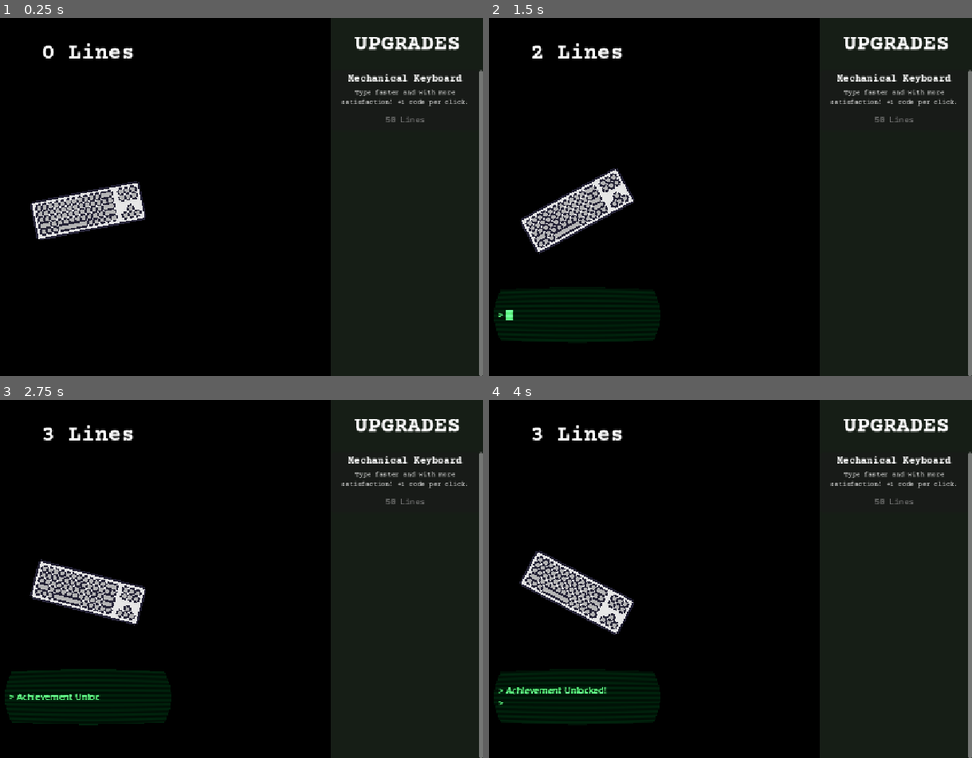
Above: before the commit, frames 1-4 (two rows, left to right).
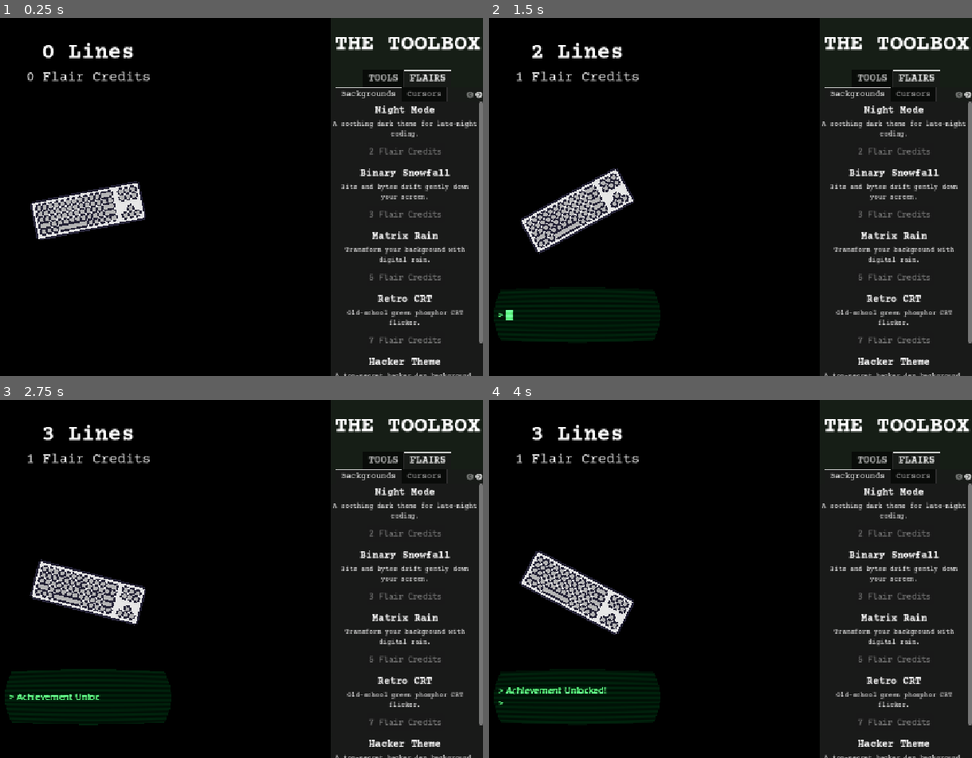
Above: after the commit, the same moments.

Repository: MadAvidCoder/CodeClicker
Game: Godot game, scene res://main.tscn
Same seed, same stepped clock (60 frames per second), same inputs: the game is played once before the commit and once after it.
Inputs (mouse positions are in pixels of both pictures, inside the frame that each line leads up to):
- Up to frame 1 (0.25 s): no input
- Up to frame 2 (1.5 s): click (575, 211) at 0.5 s; click (575, 211) at 1.25 s
- Up to frame 3 (2.75 s): click (86, 593) at 2 s
- Up to frame 4 (4 s): no input

The runs differ from the first frame. In frame 1, 5.0% of the frame differs, in the area x 5-100%, y 5-100%; in frame 2, 5.0%; in frame 3, 5.0%; in frame 4, 5.0%.

Commit message:
Add cosmetic upgrades
Added placeholders for the cosmetic upgrades and implemented flair credits

Diff:
--- a/achievement_display.gd
+++ b/achievement_display.gd
@@ -17,18 +17,22 @@
 
 @onready var label := $SubViewport/Label
 @onready var timer = $Timer
+@onready var main = $".."
+@onready var flair_label = $"../FlairLabel"
 
 func _ready():
 	label.bbcode_enabled = true
 
-func display(content):
+func display(content, flairs):
 	label.text = ""
 	if visible:
-		buffer.append(content)
+		buffer.append([content, flairs])
 		return
 	show()
 	lines = content
 	_start_typing()
+	main.flair_credits += flairs
+	flair_label.text = str(int(floor(main.flair_credits))) + " Flair Credits"
 
 func _start_typing():
 	timer.stop()
@@ -103,4 +107,5 @@
 	hide()
 	label.text = ""
 	if not buffer.is_empty():
-		display(buffer.pop_front())
+		var ach = buffer.pop_front()
+		display(ach[0], ach[1])
--- a/item.gd
+++ b/item.gd
@@ -1,7 +1,7 @@
 extends Panel
 
-@onready var main = $"../../../.."
-@onready var auto_timer = $"../../../../AutoCoderTimer"
+@onready var main = $"../../../../.."
+@onready var auto_timer = $"../../../../../AutoCoderTimer"
 
 var cost = INF
 var effect
@@ -9,8 +9,17 @@
 var max_owned
 var owned = 0
 var sold_out = false
+var cosmetic_type
 
-func setup(title, description, item_cost, item_effect, price_multiplier, max_available):
+enum {
+	UPGRADE,
+	COSMETIC
+}
+
+var type
+
+func setup_upgrade(title, description, item_cost, item_effect, price_multiplier, max_available):
+	type = UPGRADE
 	max_owned = max_available
 	effect = item_effect
 	multiplier = price_multiplier
@@ -22,46 +31,60 @@
 	if title != "Mechanical Keyboard":
 		hide()
 
+func setup_cosmetic(title, description, item_cost, item_effect, item_type):
+	type = COSMETIC
+	effect = item_effect
+	cosmetic_type = item_type
+	cost = item_cost
+	$ItemTitle.text = title
+	$ItemDescription.text = description
+	$BuyButton.text = str(item_cost) + " Flair Credits"
+	$BuyButton.disabled = true
+	main = $"../../../../../.."
+	auto_timer = $"../../../../../../AutoCoderTimer"
+
 func _process(_delta: float) -> void:
-	if main.score >= cost:
-		if effect.has("auto_code_multiplier"):
-			if main.auto_per_sec > 0:
+	if type == UPGRADE:
+		if main.score >= cost:
+			if effect.has("auto_code_multiplier"):
+				if main.auto_per_sec > 0:
+					$BuyButton.disabled = false
+				else:
+					$BuyButton.disabled = true
+			else:
 				$BuyButton.disabled = false
-			else:
-				$BuyButton.disabled = true
 		else:
-			$BuyButton.disabled = false
-	else:
-		$BuyButton.disabled = true
+			$BuyButton.disabled = true
 
-	if not self.visible and not sold_out:
-		if main.score >= cost * 0.6:
-			if main.auto_per_sec > 0:
-				show()
-			elif not effect.has("auto_code_multiplier"):
-				show()
+		if not self.visible and not sold_out:
+			if main.score >= cost * 0.6:
+				if main.auto_per_sec > 0:
+					show()
+				elif not effect.has("auto_code_multiplier"):
+					show()
 
 func _on_buy_button_pressed() -> void:
-	if main.score >= cost:
-		owned += 1
-		main.score -= cost
-		cost *= multiplier
-		cost = int(floor(cost))
-		$BuyButton.text = str(cost) + " Lines"
-		for e in effect.keys():
-			main.upgrades_bought += 1
-			match e:
-				"click_power": main.power += effect[e]
-				"click_power_multiplier": main.power *= effect[e]
-				"auto_code_per_sec":
-					main.auto_per_sec += effect[e]
-					main.auto_coders_bought += effect[e]
-				"auto_code_multiplier":
-					if main.auto_speed > 0.05:
-						main.auto_speed /= effect[e]
-						auto_timer.wait_time = main.auto_speed
-					else:
-						main.auto_per_sec *= effect[e]
-		if owned >= max_owned:
-			hide()
-			sold_out = true
+	if type == UPGRADE:
+		if main.score >= cost:
+			owned += 1
+			main.score -= cost
+			cost *= multiplier
+			cost = int(floor(cost))
+			$BuyButton.text = str(cost) + " Lines"
+			for e in effect.keys():
+				main.upgrades_bought += 1
+				match e:
+					"click_power": main.power += effect[e]
+					"click_power_multiplier": main.power *= effect[e]
+					"auto_code_per_sec":
+						main.auto_per_sec += effect[e]
+						main.auto_coders_bought += effect[e]
+					"auto_code_multiplier":
+						if main.auto_speed > 0.05:
+							main.auto_speed /= effect[e]
+							auto_timer.wait_time = main.auto_speed
+						else:
+							main.auto_per_sec *= effect[e]
+			if owned >= max_owned:
+				hide()
+				sold_out = true
--- a/main.gd
+++ b/main.gd
@@ -6,140 +6,160 @@
 		"name": "Hello, World!",
 		"description": "Write your very first line of code.",
 		"requirement": { "type": "total_code_lines", "value": 1 },
-		"unlocked": false
+		"unlocked": false,
+		"flair_credits": 1
 	},
 	{
 		"id": "syntax_student",
 		"name": "Syntax Student",
 		"description": "Write 100 lines of code.",
 		"requirement": { "type": "total_code_lines", "value": 100 },
-		"unlocked": false
+		"unlocked": false,
+		"flair_credits": 2
 	},
 	{
 		"id": "debugging_beginner",
 		"name": "Debugging Beginner",
 		"description": "Click 10 times in 5 seconds (debug those bugs fast!).",
 		"requirement": { "type": "clicks_in_time", "value": 10, "timeframe": 5 },
-		"unlocked": false
+		"unlocked": false,
+		"flair_credits": 2
 	},
 	{
 		"id": "commit_pusher",
 		"name": "Commit Pusher",
 		"description": "Reach 1,000 lines of code.",
 		"requirement": { "type": "total_code_lines", "value": 1000 },
-		"unlocked": false
+		"unlocked": false,
+		"flair_credits": 5
 	},
 	{
 		"id": "automation_script",
 		"name": "Automation Script",
 		"description": "Unlock your first auto-coder.",
 		"requirement": { "type": "auto_coders_bought", "value": 1 },
-		"unlocked": false
+		"unlocked": false,
+		"flair_credits": 3
 	},
 	{
 		"id": "framework_founder",
 		"name": "Framework Founder",
 		"description": "Unlock 10 code upgrades.",
 		"requirement": { "type": "upgrades_bought", "value": 10 },
-		"unlocked": false
+		"unlocked": false,
+		"flair_credits": 5
 	},
 	{
 		"id": "hackathon_participant",
 		"name": "Hackathon Participant",
 		"description": "Click a rare 'Hackathon' event button.",
 		"requirement": { "type": "hackathon_clicks", "value": 1 },
-		"unlocked": false
+		"unlocked": false,
+		"flair_credits": 5
 	},
 	{
 		"id": "pull_request_pro",
 		"name": "Pull Request Pro",
 		"description": "Upgrade an auto-coder to level 5.",
 		"requirement": { "type": "auto_coder_level", "value": 5 },
-		"unlocked": false
+		"unlocked": false,
+		"flair_credits": 4
 	},
 	{
 		"id": "hackathon_hero",
 		"name": "Hackathon Hero",
 		"description": "Write 500 lines of code in one minute.",
 		"requirement": { "type": "code_lines_in_time", "value": 500, "timeframe": 60 },
-		"unlocked": false
+		"unlocked": false,
+		"flair_credits": 7
 	},
 	{
 		"id": "legacy_maintainer",
 		"name": "Legacy Maintainer",
 		"description": "Prestige for the first time and start a new project.",
 		"requirement": { "type": "prestiges", "value": 1 },
-		"unlocked": false
+		"unlocked": false,
+		"flair_credits": 8
 	},
 	{
 		"id": "million_line_club",
 		"name": "Million Line Club",
 		"description": "Write 1,000,000 lines of code.",
 		"requirement": { "type": "total_code_lines", "value": 1000000 },
-		"unlocked": false
+		"unlocked": false,
+		"flair_credits": 30
 	},
 	{
 		"id": "merge_conflict",
 		"name": "Merge Conflict",
 		"description": "Reach 50,000 lines of code without buying any upgrades.",
 		"requirement": { "type": "total_code_lines", "value": 50000, "no_upgrades": true },
-		"unlocked": false
+		"unlocked": false,
+		"flair_credits": 15
 	},
 	{
 		"id": "code_reviewed",
 		"name": "Code Reviewed",
 		"description": "Manually click 1,000 times.",
 		"requirement": { "type": "manual_clicks", "value": 1000 },
-		"unlocked": false
+		"unlocked": false,
+		"flair_credits": 4
 	},
 	{
 		"id": "dark_theme_activated",
 		"name": "Dark Theme Activated",
 		"description": "Unlock the dark theme for your editor.",
 		"requirement": { "type": "theme_unlocked", "theme": "dark" },
-		"unlocked": false
+		"unlocked": false,
+		"flair_credits": 2
 	},
 	{
 		"id": "full_stack_dev",
 		"name": "Full Stack Dev",
 		"description": "Own at least one of every upgrade type.",
 		"requirement": { "type": "has_each_upgrade_type", "value": 1 },
-		"unlocked": false
+		"unlocked": false,
+		"flair_credits": 8
 	},
 	{
 		"id": "lint_free",
 		"name": "Lint Free",
 		"description": "Write 10,000 lines of code without any 'bug' events.",
 		"requirement": { "type": "code_lines_without_bug", "value": 10000 },
-		"unlocked": false
+		"unlocked": false,
+		"flair_credits": 6
 	},
 	{
 		"id": "refactor_master",
 		"name": "Refactor Master",
 		"description": "Reset (prestige) five times.",
 		"requirement": { "type": "prestiges", "value": 5 },
-		"unlocked": false
+		"unlocked": false,
+		"flair_credits": 12
 	},
 	{
 		"id": "speed_typist",
 		"name": "Speed Typist",
 		"description": "Achieve 50 clicks in 10 seconds.",
 		"requirement": { "type": "clicks_in_time", "value": 50, "timeframe": 10 },
-		"unlocked": false
+		"unlocked": false,
+		"flair_credits": 5
 	},
 	{
 		"id": "documentation_guru",
 		"name": "Documentation Guru",
 		"description": "View the help/about screen.",
 		"requirement": { "type": "viewed_help", "value": 1 },
-		"unlocked": false
+		"unlocked": false,
+		"flair_credits": 1
 	},
 	{
 		"id": "copilot_friend",
 		"name": "Copilot Friend",
 		"description": "Let an auto-coder write 10,000 lines for you.",
 		"requirement": { "type": "auto_lines_written", "value": 10000 },
-		"unlocked": false
+		"unlocked": false,
+		"flair_credits": 6
 	}
 ]
 
@@ -398,9 +418,126 @@
 	}
 ]
 
+var cosmetics = {
+	"background": [
+		{
+			"id": "night_mode",
+			"name": "Night Mode",
+			"cost": 2,
+			"description": "A soothing dark theme for late-night coding.",
+			"preview": "night_mode.png"
+		},
+		{
+			"id": "binary_snowfall",
+			"name": "Binary Snowfall",
+			"cost": 3,
+			"description": "Bits and bytes drift gently down your screen.",
+			"preview": "binary_snowfall.gif"
+		},
+		{
+			"id": "matrix_rain",
+			"name": "Matrix Rain",
+			"cost": 5,
+			"description": "Transform your background with digital rain.",
+			"preview": "matrix_rain.gif"
+		},
+		{
+			"id": "retro_crt",
+			"name": "Retro CRT",
+			"cost": 7,
+			"description": "Old-school green phosphor CRT flicker.",
+			"preview": "retro_crt.gif"
+		},
+		{
+			"id": "hacker_theme",
+			"name": "Hacker Theme",
+			"cost": 20,
+			"description": "A top-secret hacker den background. Only for the elite.",
+			"preview": "hacker_theme.png"
+		}
+	],
+	"cursor": [
+		{
+			"id": "terminal_block",
+			"name": "Terminal Block",
+			"cost": 3,
+			"description": "Classic terminal-style block cursor.",
+			"preview": "terminal_block.png"
+		},
+		{
+			"id": "rainbow_cursor",
+			"name": "Rainbow Cursor",
+			"cost": 4,
+			"description": "A cursor that cycles through all the colors of the rainbow.",
+			"preview": "rainbow_cursor.gif"
+		},
+		{
+			"id": "neon_pointer",
+			"name": "Neon Code Pointer",
+			"cost": 5,
+			"description": "A glowing neon pointer for extra style.",
+			"preview": "neon_pointer.png"
+		},
+		{
+			"id": "golden_cursor",
+			"name": "Golden Cursor",
+			"cost": 15,
+			"description": "A shimmering golden cursor for the ultimate coder.",
+			"preview": "golden_cursor.gif"
+		}
+	],
+	"click_effect": [
+		{
+			"id": "spark_click",
+			"name": "Spark Click",
+			"cost": 3,
+			"description": "Each click explodes in a shower of sparks.",
+			"preview": "spark_click.gif"
+		},
+		{
+			"id": "code_bubble",
+			"name": "Code Bubbles",
+			"cost": 4,
+			"description": "Floating code bubbles appear with every click.",
+			"preview": "code_bubble.gif"
+		},
+		{
+			"id": "mini_explosion",
+			"name": "Mini Explosion",
+			"cost": 6,
+			"description": "A tiny explosion for each click—it's fun!",
+			"preview": "mini_explosion.gif"
+		}
+	],
+	"sound_pack": [
+		{
+			"id": "mech_keys",
+			"name": "Mechanical Keys",
+			"cost": 2,
+			"description": "Mechanical keyboard clicks for every action.",
+			"preview": "mech_keys.mp3"
+		},
+		{
+			"id": "typewriter",
+			"name": "Typewriter",
+			"cost": 3,
+			"description": "Classic typewriter sounds on every click.",
+			"preview": "typewriter.mp3"
+		},
+		{
+			"id": "synth_beeps",
+			"name": "Synth Beeps",
+			"cost": 5,
+			"description": "Retro synthy beeps with every action.",
+			"preview": "synth_beeps.mp3"
+		}
+	]
+}
+
 var recent_clicks_timestamps = []
 var recent_lines_timestamps = []
 
+var flair_credits = 0
 var power = 1
 var clicks = 0
 var score = 0
@@ -422,7 +559,12 @@
 @onready var texture_rect := $AchievementDisplay/TextureRect
 @onready var display = $AchievementDisplay
 @onready var item = preload("res://item.tscn")
-@onready var shop_container = $Shop/ScrollContainer/VBoxContainer
+@onready var shop_container = $Shop/TabContainer/TOOLS/VBoxContainer
+@onready var background_flair_container = $Shop/TabContainer/FLAIRS/Backgrounds/VBoxContainer
+@onready var cursors_flair_container = $Shop/TabContainer/FLAIRS/Cursors/VBoxContainer
+@onready var effects_flair_container = $Shop/TabContainer/FLAIRS/Effects/VBoxContainer
+@onready var sounds_flair_container = $Shop/TabContainer/FLAIRS/Sounds/VBoxContainer
+
 
 func _ready():
 	for ach in achievements:
@@ -435,8 +577,17 @@
 		mat.set_shader_parameter("rect_size", subviewport.size)
 	for upgrade in upgrades:
 		var i = item.instantiate()
-		i.setup(upgrade["name"], upgrade["description"], upgrade["cost"], upgrade["effect"], upgrade["price_multiplier"], upgrade["max_owned"])
+		i.setup_upgrade(upgrade["name"], upgrade["description"], upgrade["cost"], upgrade["effect"], upgrade["price_multiplier"], upgrade["max_owned"])
 		shop_container.add_child(i)
+	for cos_type in cosmetics.keys():
+		for cos in cosmetics[cos_type]:
+			var i = item.instantiate()
+			i.setup_cosmetic(cos["name"], cos["description"], cos["cost"], cos["preview"], cos_type)
+			match cos_type:
+				"background": background_flair_container.add_child(i)
+				"cursor": cursors_flair_container.add_child(i)
+				"click_effect": effects_flair_container.add_child(i)
+				"sound_pack": sounds_flair_container.add_child(i)
 
 func _process(_delta: float) -> void:
 	label.text = str(int(floor(score))) + " Lines"
@@ -485,7 +636,7 @@
 		else:
 			if check_unlock(ach["requirement"]):
 				ach["unlocked"] = true
-				display.display(["Achievement Unlocked!", "[" + ach["name"] + "]", ach["description"]])
+				display.display(["Achievement Unlocked!", "[" + ach["name"] + "]", ach["description"]], ach["flair_credits"])
 
 func _on_texture_button_pressed() -> void:
 	score += power
--- a/main.tscn
+++ b/main.tscn
@@ -8,6 +8,7 @@
 [ext_resource type="Script" uid="uid://d31pji8vuw1f6" path="res://achievement_display.gd" id="6_5vw27"]
 [ext_resource type="Shader" uid="uid://bsto2oua251w6" path="res://scanlines.gdshader" id="6_7mycd"]
 [ext_resource type="FontFile" uid="uid://dhywo2ihbh4n1" path="res://OpenSans-SemiBold.ttf" id="7_5vw27"]
+[ext_resource type="FontFile" uid="uid://bnls3d2ut4gkj" path="res://CourierPrime-Regular.ttf" id="10_efxa6"]
 
 [sub_resource type="ShaderMaterial" id="ShaderMaterial_7mycd"]
 shader = ExtResource("6_7mycd")
@@ -73,14 +74,30 @@
 anchor_left = 0.5
 anchor_right = 0.5
 offset_left = -237.0
-offset_top = 40.0
+offset_top = 39.0
 offset_right = -39.0
-offset_bottom = 81.0
+offset_bottom = 85.0
 grow_horizontal = 2
 pivot_offset = Vector2(99, 16)
 theme_override_fonts/font = ExtResource("5_272bh")
 theme_override_font_sizes/font_size = 40
 text = "0 Lines"
+horizontal_alignment = 1
+
+[node name="FlairLabel" type="Label" parent="."]
+layout_mode = 1
+anchors_preset = 5
+anchor_left = 0.5
+anchor_right = 0.5
+offset_left = -250.5
+offset_top = 92.0
+offset_right = -25.5
+offset_bottom = 138.0
+grow_horizontal = 2
+pivot_offset = Vector2(99, 16)
+theme_override_fonts/font = ExtResource("10_efxa6")
+theme_override_font_sizes/font_size = 25
+text = "0 Flair Credits"
 horizontal_alignment = 1
 
 [node name="AchievementDisplay" type="Control" parent="."]
@@ -161,10 +178,10 @@
 pivot_offset = Vector2(99, 16)
 theme_override_fonts/font = ExtResource("5_272bh")
 theme_override_font_sizes/font_size = 40
-text = "UPGRADES"
+text = "THE TOOLBOX"
 horizontal_alignment = 1
 
-[node name="ScrollContainer" type="ScrollContainer" parent="Shop"]
+[node name="TabContainer" type="TabContainer" parent="Shop"]
 layout_mode = 1
 anchors_preset = 15
 anchor_right = 1.0
@@ -172,14 +189,98 @@
 offset_top = 94.0
 grow_horizontal = 2
 grow_vertical = 2
-follow_focus = true
-horizontal_scroll_mode = 0
-vertical_scroll_mode = 2
-
-[node name="VBoxContainer" type="VBoxContainer" parent="Shop/ScrollContainer"]
-layout_mode = 2
-size_flags_horizontal = 3
-size_flags_vertical = 3
+theme_override_fonts/font = ExtResource("5_272bh")
+theme_override_font_sizes/font_size = 18
+tab_alignment = 1
+current_tab = 1
+tab_focus_mode = 0
+
+[node name="TOOLS" type="ScrollContainer" parent="Shop/TabContainer"]
+visible = false
+layout_mode = 2
+follow_focus = true
+horizontal_scroll_mode = 0
+vertical_scroll_mode = 2
+metadata/_tab_index = 0
+
+[node name="VBoxContainer" type="VBoxContainer" parent="Shop/TabContainer/TOOLS"]
+layout_mode = 2
+size_flags_horizontal = 3
+size_flags_vertical = 3
+
+[node name="PlaceholderItem" parent="Shop/TabContainer/TOOLS/VBoxContainer" instance_placeholder="res://item.tscn"]
+layout_mode = 2
+
+[node name="FLAIRS" type="TabContainer" parent="Shop/TabContainer"]
+layout_mode = 2
+theme_override_fonts/font = ExtResource("10_efxa6")
+theme_override_font_sizes/font_size = 15
+current_tab = 0
+tab_focus_mode = 0
+metadata/_tab_index = 1
+
+[node name="Backgrounds" type="ScrollContainer" parent="Shop/TabContainer/FLAIRS"]
+layout_mode = 2
+follow_focus = true
+horizontal_scroll_mode = 0
+vertical_scroll_mode = 2
+metadata/_tab_index = 0
+
+[node name="VBoxContainer" type="VBoxContainer" parent="Shop/TabContainer/FLAIRS/Backgrounds"]
+layout_mode = 2
+size_flags_horizontal = 3
+size_flags_vertical = 3
+
+[node name="PlaceholderItem" parent="Shop/TabContainer/FLAIRS/Backgrounds/VBoxContainer" instance_placeholder="res://item.tscn"]
+layout_mode = 2
+
+[node name="Cursors" type="ScrollContainer" parent="Shop/TabContainer/FLAIRS"]
+visible = false
+layout_mode = 2
+follow_focus = true
+horizontal_scroll_mode = 0
+vertical_scroll_mode = 2
+metadata/_tab_index = 1
+
+[node name="VBoxContainer" type="VBoxContainer" parent="Shop/TabContainer/FLAIRS/Cursors"]
+layout_mode = 2
+size_flags_horizontal = 3
+size_flags_vertical = 3
+
+[node name="PlaceholderItem" parent="Shop/TabContainer/FLAIRS/Cursors/VBoxContainer" instance_placeholder="res://item.tscn"]
+layout_mode = 2
+
+[node name="Effects" type="ScrollContainer" parent="Shop/TabContainer/FLAIRS"]
+visible = false
+layout_mode = 2
+follow_focus = true
+horizontal_scroll_mode = 0
+vertical_scroll_mode = 2
+metadata/_tab_index = 2
+
+[node name="VBoxContainer" type="VBoxContainer" parent="Shop/TabContainer/FLAIRS/Effects"]
+layout_mode = 2
+size_flags_horizontal = 3
+size_flags_vertical = 3
+
+[node name="PlaceholderItem" parent="Shop/TabContainer/FLAIRS/Effects/VBoxContainer" instance_placeholder="res://item.tscn"]
+layout_mode = 2
+
+[node name="Sounds" type="ScrollContainer" parent="Shop/TabContainer/FLAIRS"]
+visible = false
+layout_mode = 2
+follow_focus = true
+horizontal_scroll_mode = 0
+vertical_scroll_mode = 2
+metadata/_tab_index = 3
+
+[node name="VBoxContainer" type="VBoxContainer" parent="Shop/TabContainer/FLAIRS/Sounds"]
+layout_mode = 2
+size_flags_horizontal = 3
+size_flags_vertical = 3
+
+[node name="PlaceholderItem" parent="Shop/TabContainer/FLAIRS/Sounds/VBoxContainer" instance_placeholder="res://item.tscn"]
+layout_mode = 2
 
 [node name="AutoCoderTimer" type="Timer" parent="."]
 autostart = true
Not shown: 1 places in main.tscn that only renumber resources
